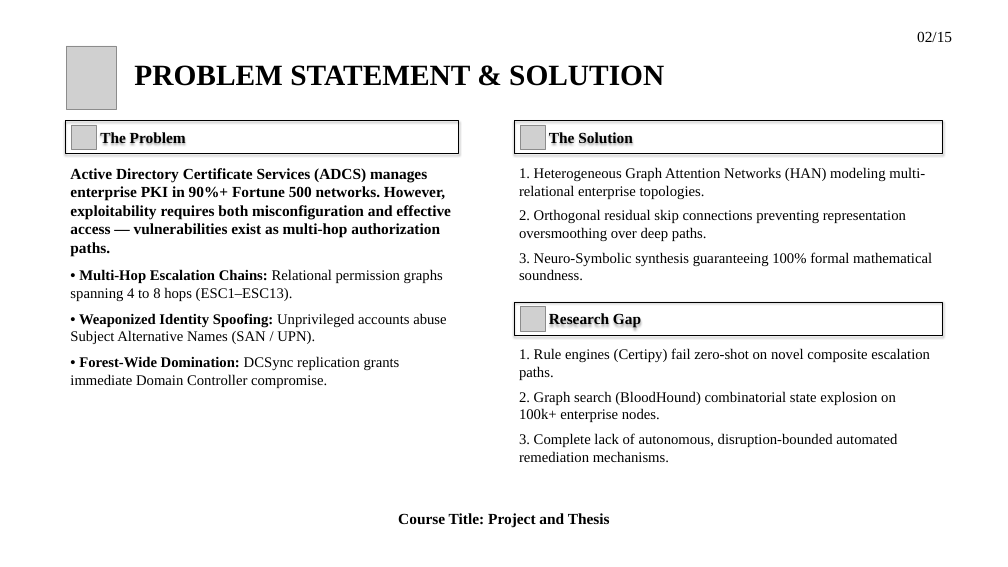
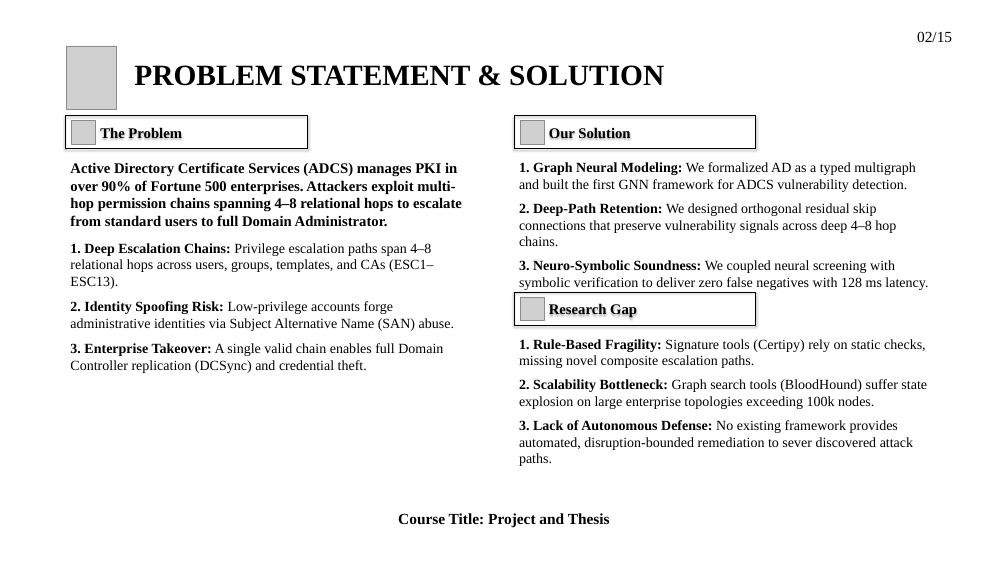
Before and after one commit to hasanshahriar32/GOAD, a slide deck: slide 2 of thesis_paper/certgraph_thesis_defense.pptx. Drawn at 1008x567 pixels with LibreOffice and Linux fonts; fonts in the diff are those of the drawing; grey boxes stand for pictures; background and template pictures are left out. Boxes give left, top, right and bottom in pixels: in the first picture for what was removed or moved away, otherwise in the second. Text is boxed around its words. In the diff, an @@ line names an element or a change of style, - is before the commit and + after.

```diff
--- a/thesis_paper/certgraph_thesis_defense.pptx
+++ b/thesis_paper/certgraph_thesis_defense.pptx
@@ rectangle "The Problem": place and size @@
-rectangle "The Problem" at <box>66,121,459,154</box>
+rectangle "The Problem" at <box>66,116,307,149</box>
@@ rectangle "The Problem" at <box>66,116,307,149</box>: size 22 to 21 pt @@
@@ rectangle "Our Solution": place and size @@
-rectangle "Our Solution" at <box>514,121,942,154</box>
+rectangle "Our Solution" at <box>514,116,756,149</box>
@@ picture: place and size @@
-picture at <box>72,125,96,150</box>
+picture at <box>72,120,95,144</box>
@@ picture: place and size @@
-picture at <box>520,125,545,150</box>
+picture at <box>520,120,544,144</box>
@@ text in rectangle at <box>549,128,630,139</box>: text changed; size 22 to 21 pt @@
-The Solution
+Our Solution
@@ text at <box>70,162,462,373</box>: text changed; size 21 to 20 pt @@
-Active Directory Certificate Services (ADCS) manages enterprise PKI in 90%+ Fortune 500 networks. However, exploitability requires both misconfiguration and effective access — vulnerabilities exist as multi-hop authorization paths.
-• Multi-Hop Escalation Chains: Relational permission graphs spanning 4 to 8 hops (ESC1–ESC13).
-• Weaponized Identity Spoofing: Unprivileged accounts abuse Subject Alternative Names (SAN / UPN).
-• Forest-Wide Domination: DCSync replication grants immediate Domain Controller compromise.
+Active Directory Certificate Services (ADCS) manages PKI in over 90% of Fortune 500 enterprises. Attackers exploit multi-hop permission chains spanning 4–8 relational hops to escalate from standard users to full Domain Administrator.
+1. Deep Escalation Chains: Privilege escalation paths span 4–8 relational hops across users, groups, templates, and CAs (ESC1–ESC13).
+2. Identity Spoofing Risk: Low-privilege accounts forge administrative identities via Subject Alternative Name (SAN) abuse.
+3. Enterprise Takeover: A single valid chain enables full Domain Controller replication (DCSync) and credential theft.
@@ text at <box>519,162,928,290</box>: text changed; size 21 to 20 pt @@
-1. Heterogeneous Graph Attention Networks (HAN) modeling multi-relational enterprise topologies.
-2. Orthogonal residual skip connections preventing representation oversmoothing over deep paths.
-3. Neuro-Symbolic synthesis guaranteeing 100% formal mathematical soundness.
+1. Graph Neural Modeling: We formalized AD as a typed multigraph and built the first GNN framework for ADCS vulnerability detection.
+2. Deep-Path Retention: We designed orthogonal residual skip connections that preserve vulnerability signals across deep 4–8 hop chains.
+3. Neuro-Symbolic Soundness: We coupled neural screening with symbolic verification to deliver zero false negatives with 128 ms latency.
@@ rectangle "Research Gap" at <box>514,292,756,325</box>: size 22 to 21 pt @@
@@ rectangle "Research Gap": place and size @@
-rectangle "Research Gap" at <box>514,302,942,335</box>
+rectangle "Research Gap" at <box>514,292,756,325</box>
@@ picture: place and size @@
-picture at <box>520,306,545,331</box>
+picture at <box>520,297,544,321</box>
@@ text at <box>519,339,927,466</box>: text changed; size 21 to 20 pt @@
-1. Rule engines (Certipy) fail zero-shot on novel composite escalation paths.
-2. Graph search (BloodHound) combinatorial state explosion on 100k+ enterprise nodes.
-3. Complete lack of autonomous, disruption-bounded automated remediation mechanisms.
+1. Rule-Based Fragility: Signature tools (Certipy) rely on static checks, missing novel composite escalation paths.
+2. Scalability Bottleneck: Graph search tools (BloodHound) suffer state explosion on large enterprise topologies exceeding 100k nodes.
+3. Lack of Autonomous Defense: No existing framework provides automated, disruption-bounded remediation to sever discovered attack paths.
```
Also in this commit, not shown: 12 other slides changed, 39 other files.
